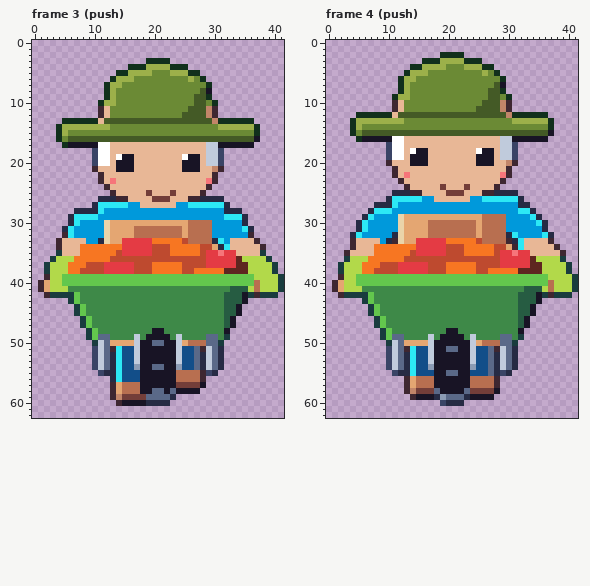
Pixel-art file, stored at art/hood-people/gardener@88.aseprite. That is the earlier state.
42x63 pixels, 10 frames. Shown: frame 3 (push), frame 4 (push). The commit also changed other frames, which this record leaves out.
Once edited:
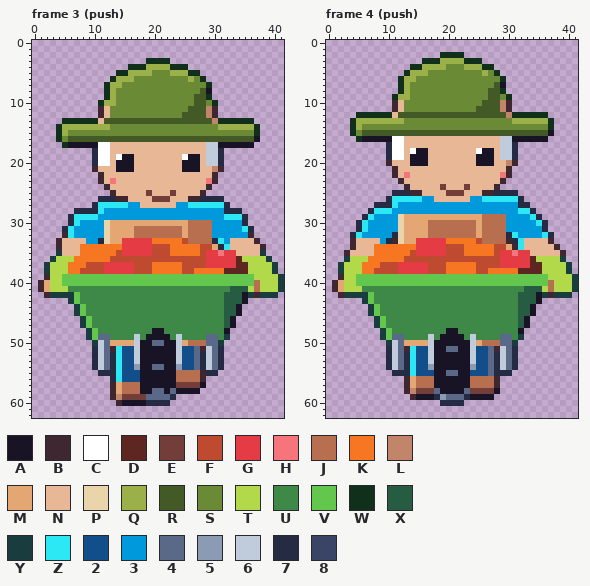
Palette (. is transparent): A #181425  B #3e2731  C #ffffff  D #5e2620  E #733e39  F #be4a2f  G #e43b44  H #f6757a  J #b86f50  K #f77622  L #c28569  M #e4a672  N #e8b796  P #ead4aa  Q #9cb04a  R #445a26  S #6b8a35  T #b2d94a  U #3e8948  V #63c74d  W #11301c  X #265c42  Y #193c3e  Z #2ce8f5  2 #124e89  3 #0099db  4 #5a6988  5 #8b9bb4  6 #c0cbdc  7 #262b44  8 #3a4466
The exact change:
Frame 3 (push):
Colour 8 becomes colour 7 in rows 18 to 20 at x 10 and 31; in rows 51 to 54 at x 10; in row 55 at x 11 and 29.
Frame 4 (push):
Colour 8 becomes colour 7 in rows 17 to 19 at x 10 and 31; in rows 51 to 54 at x 10; in row 55 at x 11 and 29; in row 60 at x 19.
